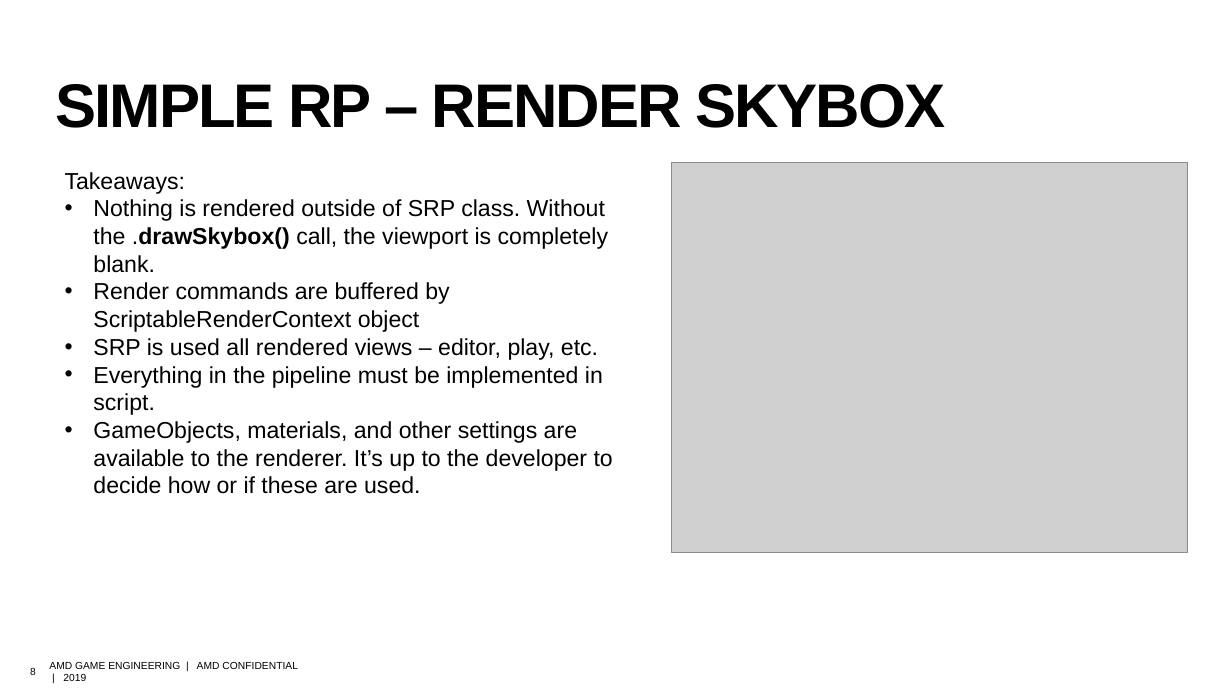
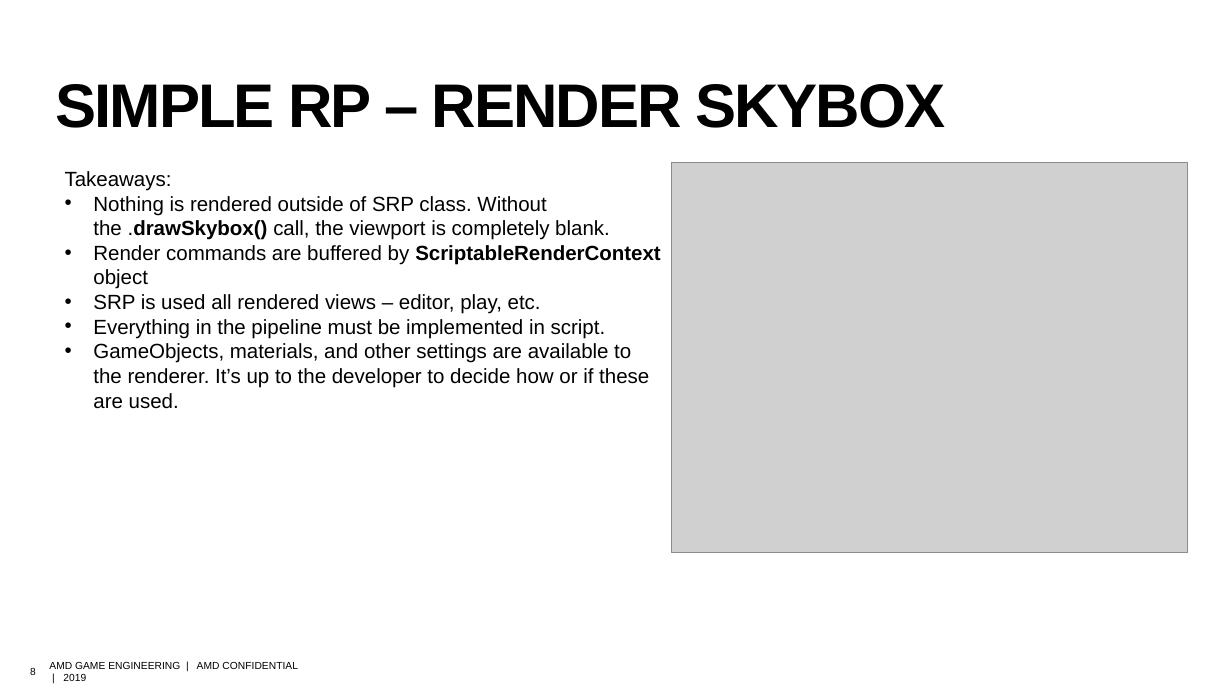
Before and after one commit to david-lively/CustomSRP, a slide deck: slide 8 of HDRP.pptx. Drawn at 1232x693 pixels with LibreOffice and Linux fonts; fonts in the diff are those of the drawing; grey boxes stand for pictures; background and template pictures are left out. Boxes give left, top, right and bottom in pixels: in the first picture for what was removed or moved away, otherwise in the second. Text is boxed around its words. In the diff, an @@ line names an element or a change of style, - is before the commit and + after.

```diff
--- a/HDRP.pptx
+++ b/HDRP.pptx
@@ text "Takeaways:" at (65, 171, 661, 409): size 18 to 16 pt; bold on in "ScriptableRenderContext" @@
```
Also in this commit, not shown: 2 other slides changed, 1 slide added.
